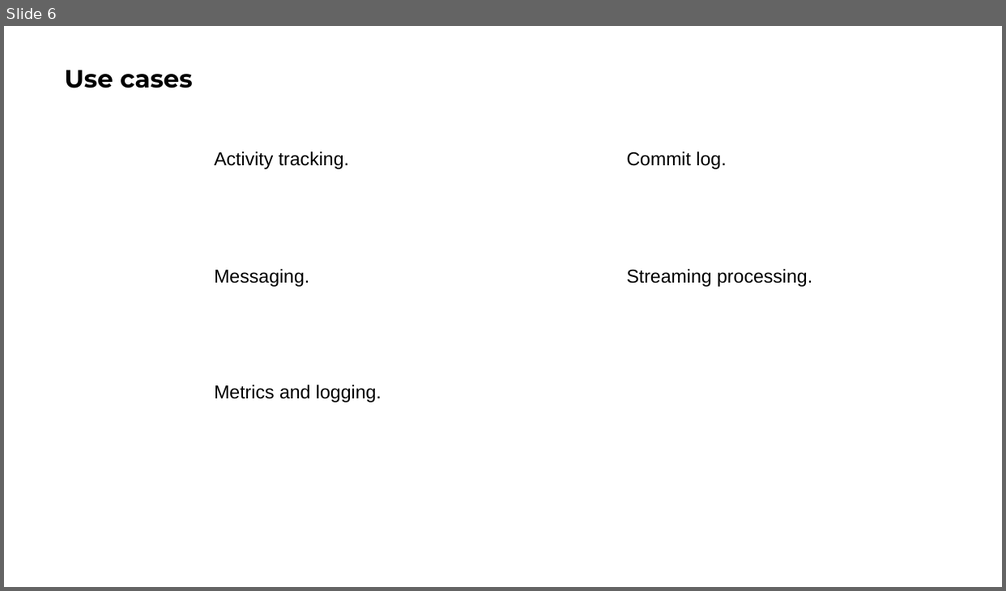
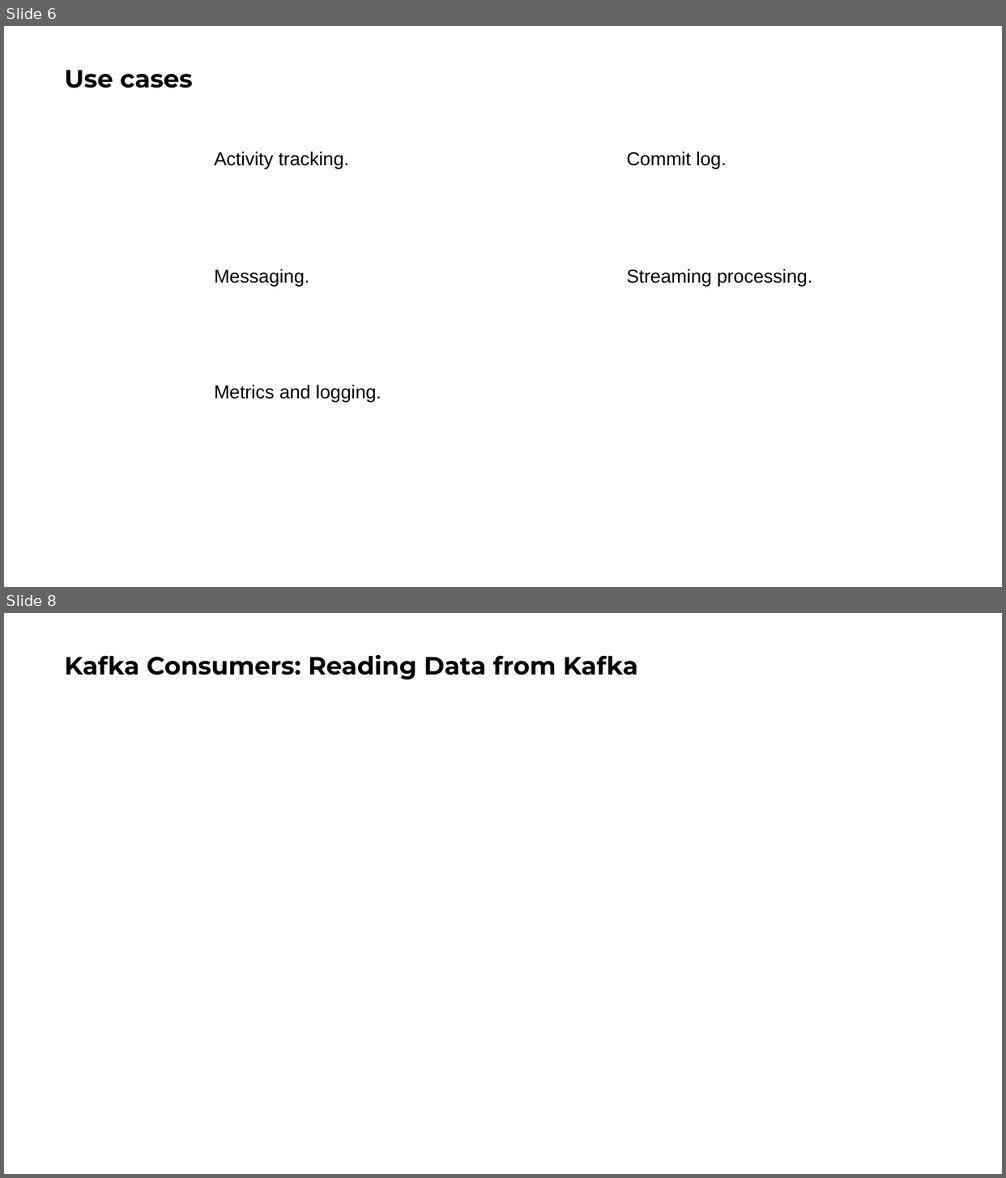
Before and after one commit to ngoctd314/books-note, a slide deck: Kafka Definitive Guide.pptx. Shown one above the other, each under a label of ours: slide 6 before the commit, slides 6 and 8 after it; the slides between them are not shown. The pictures are 1006x591 and 1006x1178 pixels, drawn with LibreOffice and Linux fonts; fonts in the diff are those of the drawing. Boxes give left, top, right and bottom in pixels: in the first picture for what was removed or moved away, otherwise in the second. Text is boxed around its words. In the diff, an @@ line names an element or a change of style, - is before the commit and + after.

```diff
--- a/Kafka Definitive Guide.pptx
+++ b/Kafka Definitive Guide.pptx
@@ slide 8 added at box(4, 613, 1002, 1174), background #FFFFFF @@
@@ title added at box(65, 654, 638, 680), 24 pt, text #000000, bold @@
+Kafka Consumers: Reading Data from Kafka
```
Also in this commit, not shown: 1 slide changed, 2 other files.
